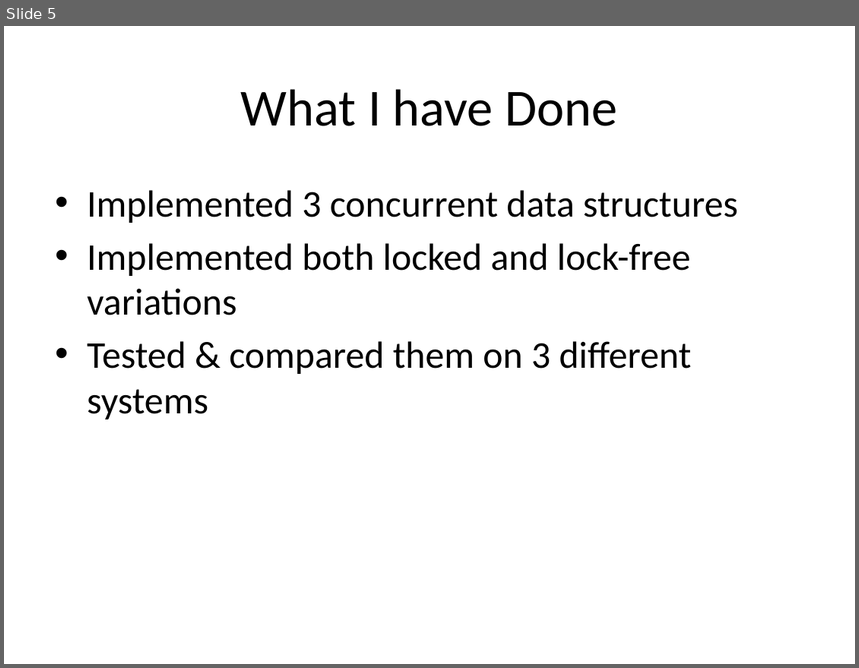
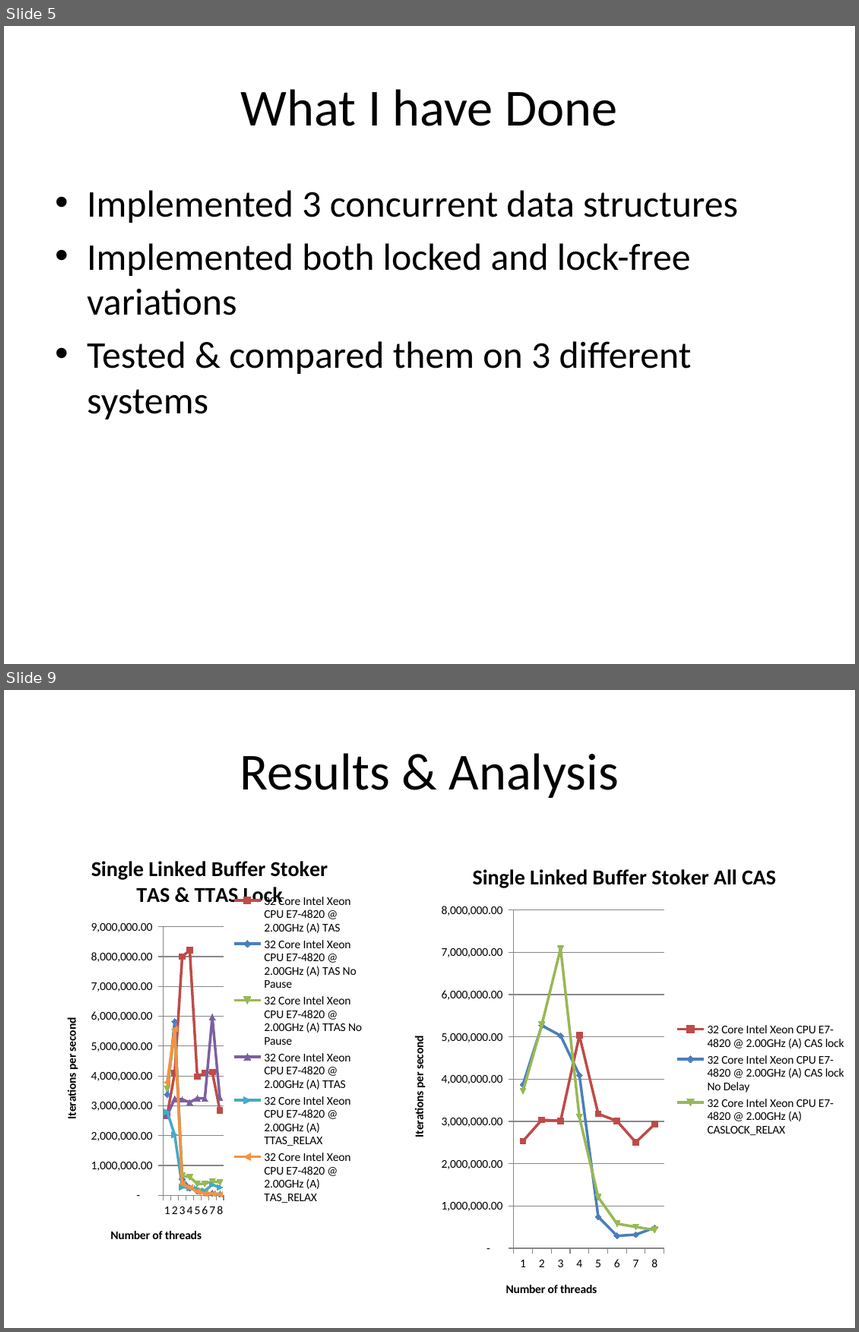
Before and after one commit to gibsonma/FYP, a slide deck: Report/FYP_Presentation.pptx. Shown one above the other, each under a label of ours: slide 5 before the commit, slides 5 and 9 after it; the slides between them are not shown. The pictures are 859x668 and 859x1332 pixels, drawn with LibreOffice and Linux fonts; fonts in the diff are those of the drawing. Boxes give left, top, right and bottom in pixels: in the first picture for what was removed or moved away, otherwise in the second. Text is boxed around its words. In the diff, an @@ line names an element or a change of style, - is before the commit and + after.

```diff
--- a/Report/FYP_Presentation.pptx
+++ b/Report/FYP_Presentation.pptx
@@ slide 9 added at box(4, 690, 855, 1328), background #FFFFFF @@
@@ title added at box(240, 753, 619, 798), 44 pt, text #000000 @@
+Results & Analysis
@@ line chart added at box(47, 839, 373, 1260) @@
+title "Single Linked Buffer Stoker TAS & TTAS Lock"
+categories: 1, 2, 3, 4, 5, 6, 7, 8
+32 Core Intel Xeon CPU E7-4820 @ 2.00GHz (A) TAS: 2700000, 4100000, 8000000, 8200000, 4000000, 4100000, 4100000, 2900000
+32 Core Intel Xeon CPU E7-4820 @ 2.00GHz (A) TAS No Pause: 3400000, 5800000, 500000, 200000, 100000, 100000, 100000, 0
+32 Core Intel Xeon CPU E7-4820 @ 2.00GHz (A) TTAS No Pause: 3600000, 5500000, 600000, 600000, 400000, 400000, 500000, 400000
+32 Core Intel Xeon CPU E7-4820 @ 2.00GHz (A) TTAS: 2700000, 3200000, 3200000, 3100000, 3300000, 3200000, 6000000, 3300000
+32 Core Intel Xeon CPU E7-4820 @ 2.00GHz (A) TTAS_RELAX: 2800000, 2000000, 300000, 200000, 200000, 200000, 400000, 300000
+32 Core Intel Xeon CPU E7-4820 @ 2.00GHz (A) TAS_RELAX: 3800000, 5600000, 400000, 300000, 100000, 100000, 100000, 0
@@ line chart added at box(394, 846, 855, 1314) @@
+title "Single Linked Buffer Stoker All CAS"
+categories: 1, 2, 3, 4, 5, 6, 7, 8
+32 Core Intel Xeon CPU E7-4820 @ 2.00GHz (A) CAS lock: 2500000, 3000000, 3000000, 5000000, 3200000, 3000000, 2500000, 2900000
+32 Core Intel Xeon CPU E7-4820 @ 2.00GHz (A) CAS lock No Delay: 3900000, 5300000, 5000000, 4100000, 700000, 300000, 300000, 500000
+32 Core Intel Xeon CPU E7-4820 @ 2.00GHz (A) CASLOCK_RELAX: 3700000, 5300000, 7100000, 3100000, 1200000, 600000, 500000, 400000
```
Also in this commit, not shown: 4 slides changed, 2 other slides added, 1 slide removed, 3 other files.
